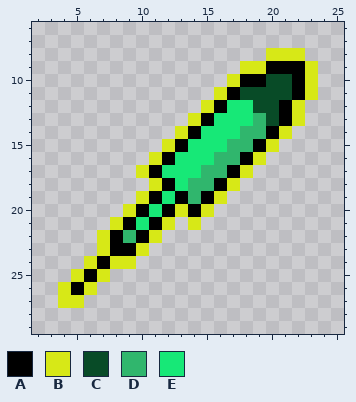
Two versions of one pixel-art file, Libresprite/Needle.ase. Above, as it was before the edit.
32x32 pixels, 1 frame. Colours within 5 levels of each other are drawn and written as one. Shown: x 2..25, y 6..29.
Palette (. is transparent): A #000000  B #d7e817  C #084b27  D #30b66d  E #17e877
The same view after the edit:
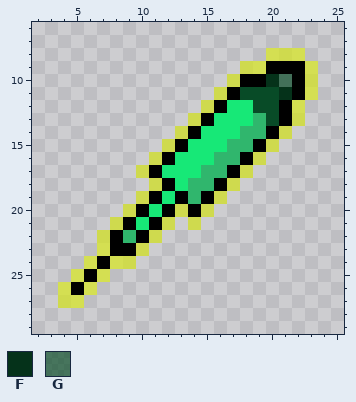
Colours new in this view: F #05321a  G #084b27ad
Edits made:
layer "Layer 4" removed
Colour B changes from #d7e817 to #d7e817ad.
Layer "Layer 1":
Colour C becomes colour F in row 10 at x 20; in row 11 at x 21.
Colour C becomes colour G in row 10 at x 21.
Where, in picture pixels (left, top, right, bottom), the same in both pictures:
changed: (58, 48, 318, 308)
